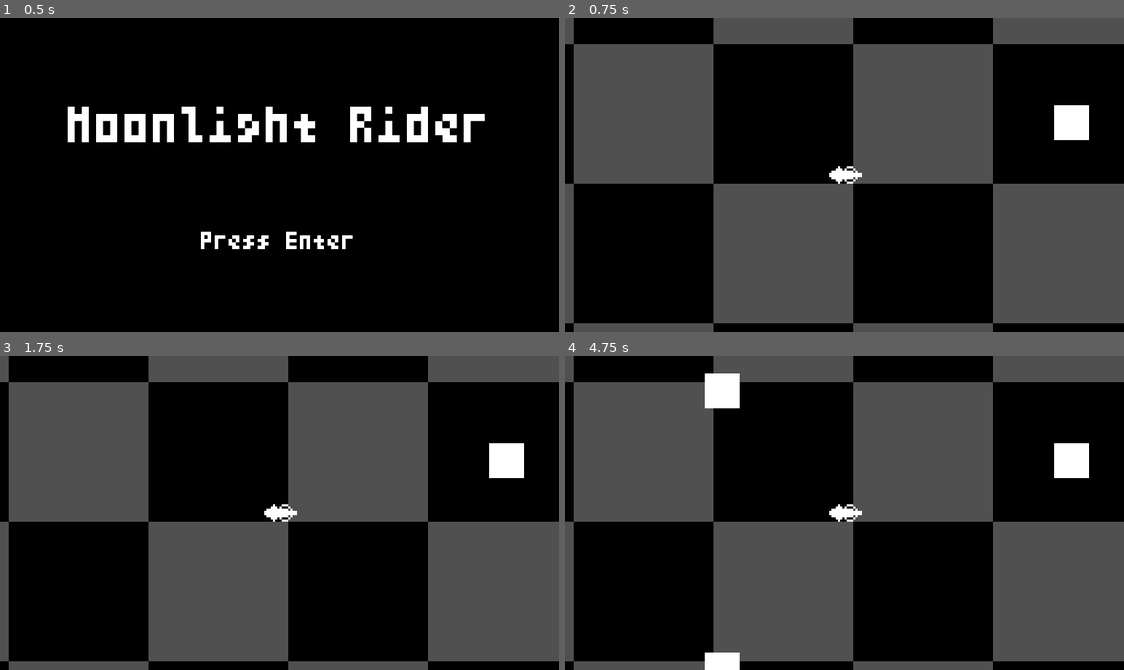
Above: before the commit, frames 1-4 (two rows, left to right).
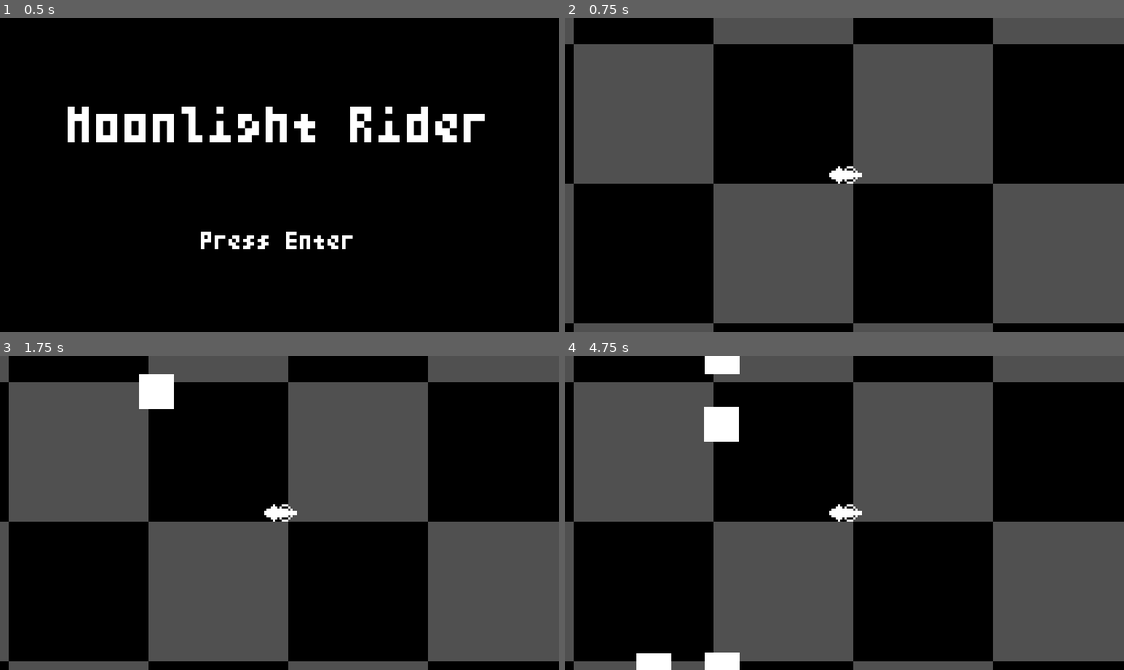
Above: after the commit, the same moments.

Repository: Chukobyte/LudumDare47
Game: Godot game, scene res://scenes/Init.tscn
Two runs of this game, one before a commit and one after it. Both use one fixed random seed, a clock stepped at 60 frames per second and the inputs below.
Inputs:
- Up to frame 1 (0.5 s): no input
- Up to frame 2 (0.75 s): tap Enter (ui_accept) at 0.5 s
- Up to frame 3 (1.75 s): tap Enter (ui_accept) at 0.77, 1.25, 1.52 s
- Up to frame 4 (4.75 s): tap Enter (ui_accept) at 2, 3.02, 3.5, 3.77, 4.52 s

Frame 1 is identical in both runs. In frame 2, 0.7% of the frame differs, in the area x 87-94%, y 27-39%; in frame 3, 1.4%; in frame 4, 2.7%, in the area x 12-94%, y 0-100%.

Commit message:
Clean up should move on.

Diff:
--- a/scenes/Main.tscn
+++ b/scenes/Main.tscn
@@ -1,9 +1,8 @@
-[gd_scene load_steps=5 format=2]
+[gd_scene load_steps=4 format=2]
 
 [ext_resource path="res://src/Main.gd" type="Script" id=1]
 [ext_resource path="res://scenes/Player.tscn" type="PackedScene" id=2]
 [ext_resource path="res://scenes/TestBackground.tscn" type="PackedScene" id=3]
-[ext_resource path="res://scenes/Enemy.tscn" type="PackedScene" id=4]
 
 [node name="Main" type="Node2D"]
 position = Vector2( 124, 124 )
@@ -12,6 +11,3 @@
 [node name="TestBackground" parent="." instance=ExtResource( 3 )]
 
 [node name="Player" parent="." instance=ExtResource( 2 )]
-
-[node name="Enemy" parent="." instance=ExtResource( 4 )]
-position = Vector2( 96, -32 )
--- a/scenes/Player.tscn
+++ b/scenes/Player.tscn
@@ -8,14 +8,14 @@
 
 [sub_resource type="SpriteFrames" id=1]
 animations = [ {
+"frames": [ ExtResource( 3 ) ],
+"loop": true,
+"name": "MoveDown",
+"speed": 5.0
+}, {
 "frames": [ ExtResource( 2 ) ],
 "loop": true,
 "name": "MoveUp",
-"speed": 5.0
-}, {
-"frames": [ ExtResource( 3 ) ],
-"loop": true,
-"name": "MoveDown",
 "speed": 5.0
 }, {
 "frames": [ ExtResource( 5 ) ],
--- a/src/Enemy.gd
+++ b/src/Enemy.gd
@@ -1,36 +1,68 @@
 # Enemy.gd
 extends KinematicBody2D
 
-var turbo_starting_angle := 0.0
+const TOLERANCE := Vector2(0.95, 0.95)
+
+var previous_player_angle := 0.0
 var player_angle := 0.0
 
+var angle_x_min := false
+var angle_x_max := false
+var angle_y_min := false
+var angle_y_max := false
+
+var previous_player_radians := 0.0
+
 var track_player_turbo := false
-var player : KinematicBody2D
+var player : KinematicBody2D = null
 var player_has_circled := false
 
 
 func _ready() -> void:
     add_to_group(GroupId.ENEMIES)
+    if player.has_turbo:
+        _on_Player_turbo_triggered()
 
 func _process(delta : float) -> void:
-    if track_player_turbo:
-#        player_angle = rad2deg(player.position.angle_to(position))
+    if player.has_turbo:
         player_angle = player.position.angle_to_point(position)
-        var angle_diff : float = abs(player_angle - turbo_starting_angle)
-        print("player_angle = %s, angle diff = %s" % [str(player_angle), str(angle_diff)])
-        if angle_diff >= PI:
+        var angle_diff : float = abs(player_angle - previous_player_angle)
+        var dir = (player.position - position).normalized()
+#        print("player_angle = %s, angle diff = %s, dir = %s" % [str(player_angle), str(angle_diff), str(dir)])
+        if dir.x  > TOLERANCE.x:
+           angle_x_max = true
+        if dir.x < TOLERANCE.x:
+            angle_x_min = true
+        if dir.y > TOLERANCE.y:
+            angle_y_max = true
+        if dir.y < TOLERANCE.y:
+            angle_y_min = true
+        if angle_x_max && angle_x_min && angle_y_max && angle_y_min:
             player_has_circled = true
 
+func _physics_process(delta) -> void:
+    var velocity := Vector2()
+    match randi() % 4:
+        0:
+            velocity.x -= 5
+        1:
+            velocity.x += 5
+        2:
+            velocity.y -= 5
+        3:
+            velocity.y += 5
+    move_and_slide(velocity)
+
 func _on_Player_turbo_triggered() -> void:
-#    turbo_starting_angle = rad2deg(player.position.angle_to(position))
-    turbo_starting_angle = player.position.angle_to_point(position)
-    track_player_turbo = true
+    previous_player_angle = player.position.angle_to_point(position)
     player_has_circled = false
-    print("turbo_starting_angle = %s" % str(turbo_starting_angle))
+#    print("previous_player_angle = %s" % str(previous_player_angle))
 
 func _on_Player_loop_enclosed() -> void:
-    print("turbo_ending_angle = %s" % str(player_angle))
-    track_player_turbo = false
     if player_has_circled:
         queue_free()
         player_has_circled = false
+        angle_x_max = false
+        angle_x_min = false
+        angle_y_max = false
+        angle_y_min = false
--- a/src/Main.gd
+++ b/src/Main.gd
@@ -2,19 +2,15 @@
 extends Node2D
 
 const ENEMY_PACKAGED_SCENE := preload("res://scenes/Enemy.tscn")
-const ENEMIES_TO_SPAWN := 20
+const ENEMIES_TO_SPAWN := 10
 var spawned_enemies := 0
-var enemy_spawn_timer := SimpleTimer.new(2.0)
+var enemy_spawn_timer := SimpleTimer.new(1.0)
 
 onready var player : KinematicBody2D = $Player
-onready var enemy : KinematicBody2D = $Enemy
 
 
 func _ready() -> void:
     enemy_spawn_timer.connect("timeout", self, "_on_enemy_spawn_timer_timeout")
-    player.connect("turbo_triggered", enemy, "_on_Player_turbo_triggered")
-    player.connect("turbo_loop_enclosed", enemy, "_on_Player_loop_enclosed")
-    enemy.player = player
     add_child(enemy_spawn_timer)
     enemy_spawn_timer.start()
 
--- a/src/Player.gd
+++ b/src/Player.gd
@@ -17,8 +17,8 @@
 var animation_move_left := "MoveLeft"
 var animation_move_right := "MoveRight"
 
-#var turbo_trail_spawn_timer := SimpleTimer.new(0.02)
-var turbo_trail_spawn_timer := SimpleTimer.new(0.1)
+var turbo_trail_spawn_timer := SimpleTimer.new(0.02)
+#var turbo_trail_spawn_timer := SimpleTimer.new(0.005)
 var turbo_trail_positions := PoolVector2Array()
 
 onready var animated_sprite : AnimatedSprite = $AnimatedSprite
@@ -96,9 +96,9 @@
 #    if !turbo_trail_positions.empty():
 #        for i in position_connected:
 #            turbo_trail_positions.remove(i)
-#    if turbo_trail_positions.size() >= 3:
-#        var turbo_damage_area := TurboDamageArea.new(turbo_trail_positions, position_connected)
-#        get_tree().get_current_scene().add_child(turbo_damage_area)
+    if turbo_trail_positions.size() >= 3:
+        var turbo_damage_area := TurboDamageArea.new(turbo_trail_positions, position_connected)
+        get_tree().get_current_scene().add_child(turbo_damage_area)
     emit_signal("turbo_loop_enclosed")
     turbo_trail_positions.resize(0)
-    turbo_trail_spawn_timer.stop()
+#    turbo_trail_spawn_timer.stop()
--- a/src/script_classes/TurboDamageArea.gd
+++ b/src/script_classes/TurboDamageArea.gd
@@ -3,6 +3,9 @@
 
 class_name TurboDamageArea
 
+const POLYGON_COLOR := Color.red
+
+var polygon2d := Polygon2D.new()
 var collision := CollisionPolygon2D.new()
 var life_timer := SimpleTimer.new(0.2)
 
@@ -12,22 +15,33 @@
 #    for i in range(polygon_connected_index):
 #        print("removed = %s" % polygon[i])
 #        polygon.remove(i)
-    collision.polygon = polygon
-    collision.visible = true
-
+    polygon2d.polygon = polygon
+    polygon2d.color = POLYGON_COLOR
+#    polygon2d.visible = false
+#    collision.visible = true
 
 func _ready() -> void:
     connect("body_entered", self, "_on_Area2D_body_entered")
     life_timer.connect("timeout", self, "_on_life_timer_timeout")
 #    add_child(collision)
-    call_deferred("add_child", collision)
+#    call_deferred("add_child", collision)
     add_child(life_timer)
     life_timer.start()
+    add_child(polygon2d)
+#    collision.polygon = polygon2d.polygon
+#    var space := get_world_2d().get_direct_space_state()
+#    var shape_query := Physics2DShapeQueryParameters.new()
+#    shape_query.set_shape(collision)
+#    var results = space.intersect_shape(shape_query)
+#    print("result size = %s" % str(results.size()))
+#    for result in results:
+#        print("result = %s" % str(result))
 
 func _on_Area2D_body_entered(body : Node) -> void:
     print("%s entered damage area!" % body.get_name())
     if body.is_in_group(GroupId.ENEMIES):
-        body.queue_free()
+#        body.queue_free()
+        pass
 
 func _on_life_timer_timeout() -> void:
     queue_free()
